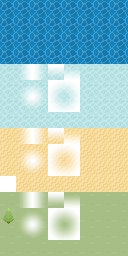
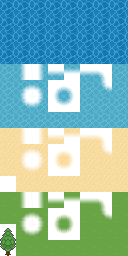
The second 128x256 image is a revision of the first. Changes to its layers:
renamed "Group 1" to "small tree", moved it out of group "grass" over [0, 208, 16, 256]
added layer "new tree" in group "small tree" over [0, 228, 16, 256]
painted on "Layer 2 copy 10" (1st of 4, in "grass") over [112, 240, 128, 256]
painted on "Layer 2 copy 10" (2nd of 4, in "grass") over [112, 224, 128, 240]
painted on "Layer 2 copy 10" (3rd of 4, in "grass") over [112, 208, 128, 224]
painted on "Layer 2 copy 10" (4th of 4, in "grass") over [112, 192, 128, 208]
painted on "Layer 2 copy 9" (1st of 4, in "grass") over [96, 240, 112, 256]
painted on "Layer 2 copy 9" (2nd of 4, in "grass") over [96, 224, 112, 240]
painted on "Layer 2 copy 9" (3rd of 4, in "grass") over [96, 208, 112, 224]
painted on "Layer 2 copy 9" (4th of 4, in "grass") over [96, 192, 112, 208]
painted on "Layer 2 copy 8" (1st of 4, in "grass") over [80, 240, 96, 256]
painted on "Layer 2 copy 8" (2nd of 4, in "grass") over [80, 224, 96, 240]
painted on "Layer 2 copy 8" (3rd of 4, in "grass") over [80, 208, 96, 224]
painted on "Layer 2 copy 8" (4th of 4, in "grass") over [80, 192, 96, 208]
painted on "Layer 2 copy 7" (1st of 4, in "grass") over [64, 240, 80, 256]
painted on "Layer 2 copy 7" (2nd of 4, in "grass") over [64, 224, 80, 240]
painted on "Layer 2 copy 7" (3rd of 4, in "grass") over [64, 208, 80, 224]
painted on "Layer 2 copy 7" (4th of 4, in "grass") over [64, 192, 80, 208]
painted on "Layer 2 copy 6" (1st of 4, in "grass") over [48, 240, 64, 256]
painted on "Layer 2 copy 6" (2nd of 4, in "grass") over [48, 224, 64, 240]
painted on "Layer 2 copy 6" (3rd of 4, in "grass") over [48, 208, 64, 224]
painted on "Layer 2 copy 5" (1st of 4, in "grass") over [32, 240, 48, 256]
painted on "Layer 2 copy 5" (2nd of 4, in "grass") over [32, 224, 48, 240]
painted on "Layer 2 copy 5" (3rd of 4, in "grass") over [32, 208, 48, 224]
…and 90 more changes (89 painted, 1 removed, 2 visibility)
